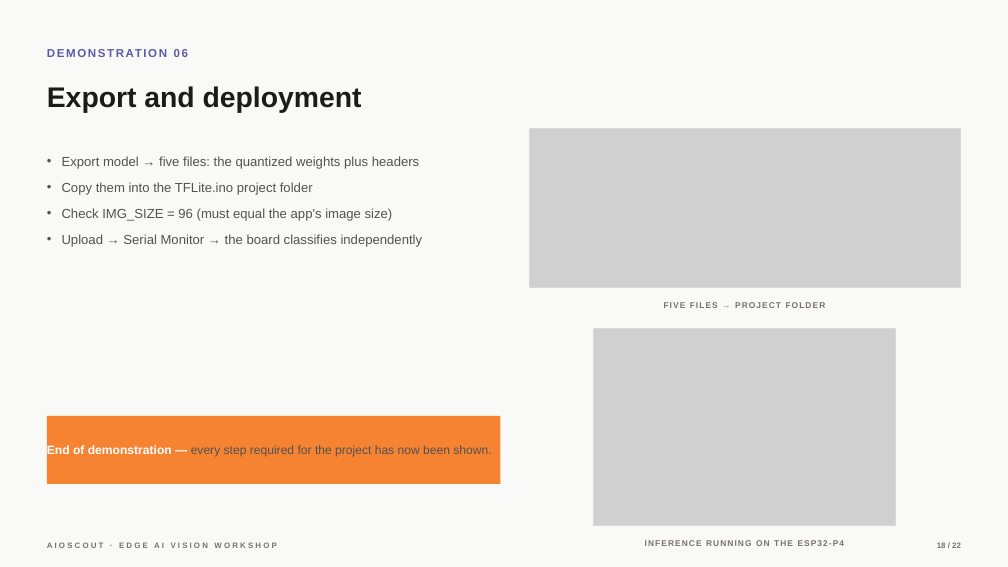
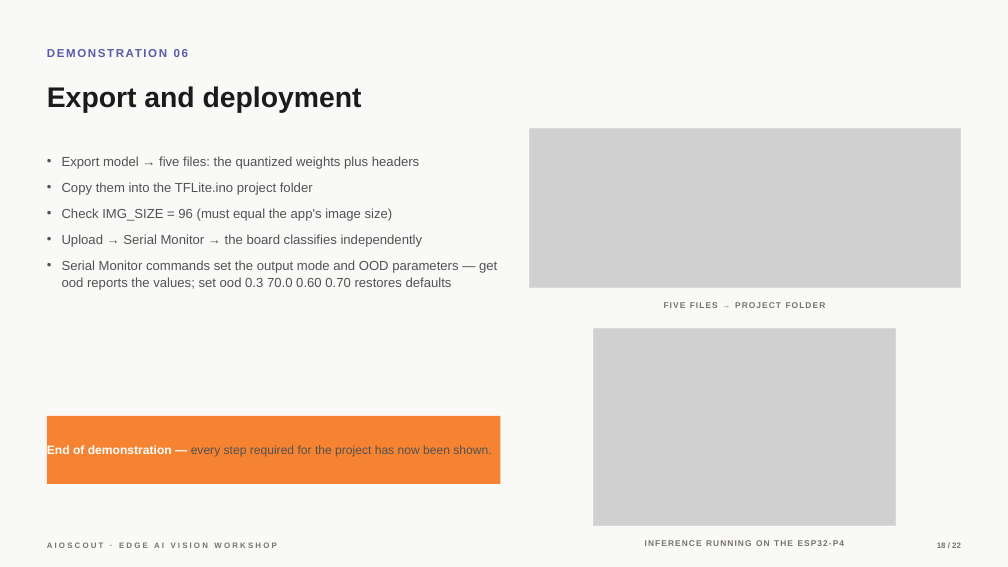
Before and after one commit to AIoScout/tutorial-materials, a slide deck: slide 18 of workshop/Edge_AI_Vision_Workshop_Slides.pptx. Drawn at 1008x567 pixels with LibreOffice and Linux fonts; fonts in the diff are those of the drawing; grey boxes stand for pictures. Boxes give left, top, right and bottom in pixels: in the first picture for what was removed or moved away, otherwise in the second. Text is boxed around its words. In the diff, an @@ line names an element or a change of style, - is before the commit and + after.

Commit message:
Complete manual rev. 2 sync in workshop materials (Use recommended button)
- Pre-lab §2.6: one paragraph on the Use recommended button and its
  ~800-total-updates epoch choice
- Lab manual Part E1: Use recommended as the primary starting point,
  manual defaults table kept as the alternative
- Lesson slides: hyperparameter card now leads with Use recommended;
  training-demo bullet updated (was 'Defaults everywhere'); deploy-demo
  gains the serial-commands bullet (get ood / set ood defaults)
- Regenerated prelab.docx, labmanual.docx, and the Canva-ready pptx

```diff
--- a/workshop/Edge_AI_Vision_Workshop_Slides.pptx
+++ b/workshop/Edge_AI_Vision_Workshop_Slides.pptx
@@ text at box(62, 260, 497, 290): paragraph added @@
+• Serial Monitor commands set the output mode and OOD parameters — get ood reports the values; set ood 0.3 70.0 0.60 0.70 restores defaults
```
Also in this commit, not shown: 2 other slides changed, 7 other files.
